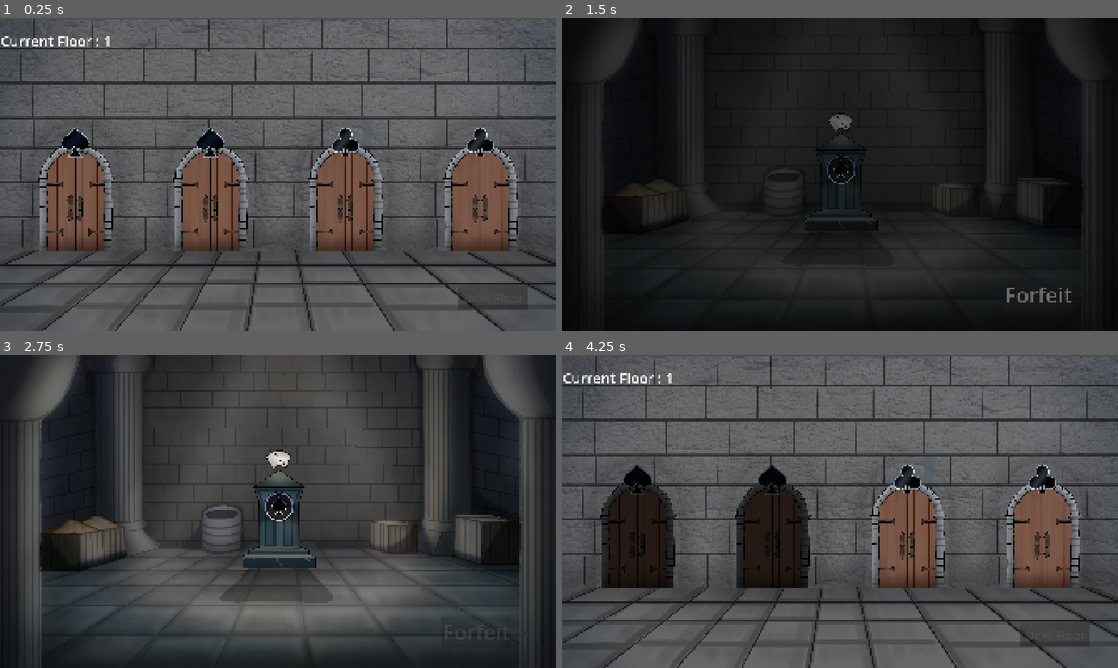
Above: before the commit, frames 1-4 (two rows, left to right).
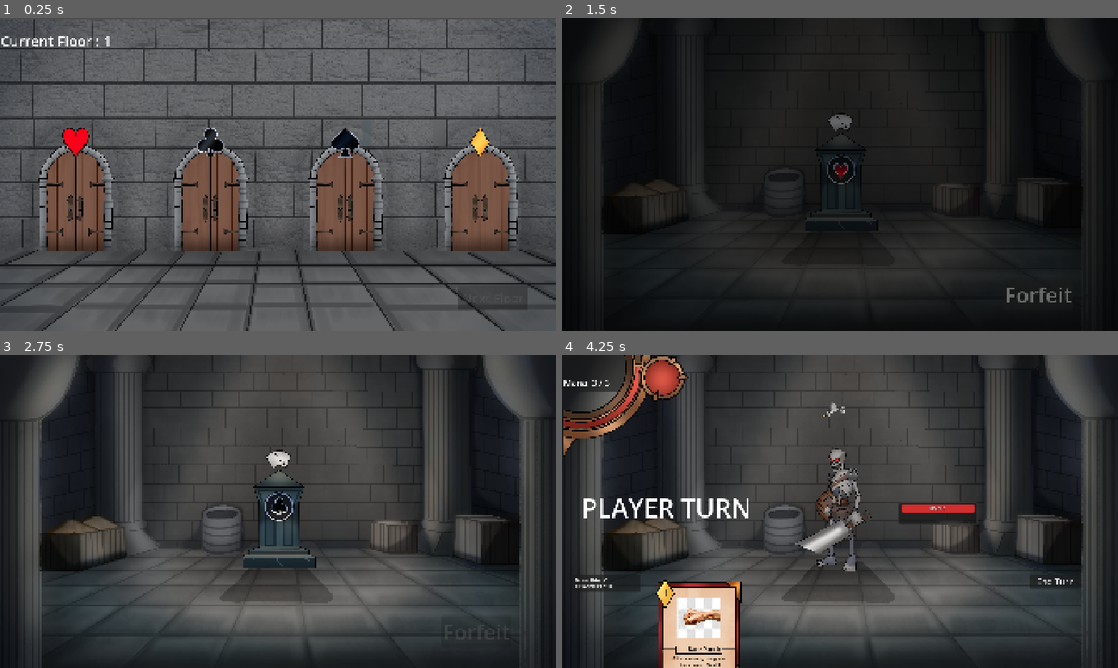
Above: after the commit, the same moments.

Repository: GanisAD/SCOUNDREL-COMPFEST-18-IGI
Game: Godot game, scene res://Scene/explore.tscn
The game is run twice, just before and just after one commit, with the same random seed, the same clock (stepped at 60 frames per second) and the same inputs.
Inputs (mouse positions are in pixels of both pictures, inside the frame that each line leads up to):
- Up to frame 1 (0.25 s): no input
- Up to frame 2 (1.5 s): tap Enter at 0.5 s; drag from (578, 143) to (895, 105) at 0.52 s; click "Forfeit" at 1.25 s
- Up to frame 3 (2.75 s): drag from (155, 480) to (250, 574) at 2.02 s
- Up to frame 4 (4.25 s): move the mouse to (840, 498) at 2.77 s; press the mouse at (840, 498) at 2.78 s; release the mouse at (840, 498) at 3.5 s; click "Yes" at 3.5 s

The runs differ from the first frame. In frame 1, 1.0% of the frame differs, in the area x 11-89%, y 35-45%; in frame 2, 0.1%; in frame 3, less than 0.1%; in frame 4, 76%, in the area x 0-100%, y 0-100%.

Commit message:
Full implementation of debuffs and potions

Diff:
--- /dev/null
+++ b/Data/Debuff/blood_pact.tres
@@ -0,0 +1,16 @@
+[gd_resource type="Resource" script_class="DebuffData" format=3]
+
+[ext_resource type="Script" path="res://Script/Inventory/Item/debuff_data.gd" id="1_debuff"]
+[ext_resource type="Texture2D" uid="uid://so46dhwjig6c" path="res://Resources/Door/Spade.png" id="2_icon"]
+
+[resource]
+script = ExtResource("1_debuff")
+duration_in_battles = 5
+max_hp_reduction_percent = 20.0
+strength_bonus = 1
+id = "debuff_blood_pact"
+name = "Blood Pact"
+description = "Max HP berkurang 20%, namun mendapatkan +1 Strength selama 5 pertempuran."
+icon = ExtResource("2_icon")
+is_stackable = false
+max_stack_size = 1
--- a/Data/Potion/block_potion.tres
+++ b/Data/Potion/block_potion.tres
@@ -1,14 +1,20 @@
 [gd_resource type="Resource" script_class="PotionData" format=3 uid="uid://ds48273i66y4o"]
 
-[ext_resource type="Script" path="res://Script/Card/Effect/effect.gd" id="1_bn0vt"]
+[ext_resource type="Script" uid="uid://dcfa41a3i6aty" path="res://Script/Effect/blockEffect.gd" id="1_block"]
+[ext_resource type="Script" uid="uid://dvyj2b2cpwx8y" path="res://Script/Effect/effect.gd" id="1_bn0vt"]
 [ext_resource type="Script" uid="uid://bsnppancayfuh" path="res://Script/Inventory/Item/potion_data.gd" id="2_bn0vt"]
 [ext_resource type="Texture2D" uid="uid://co1id31oyqkr2" path="res://Resources/Potion/TLoZ_Life_Potion_Artwork.png" id="3_o7h40"]
 
+[sub_resource type="Resource" id="Resource_block"]
+script = ExtResource("1_block")
+amount = 12
+metadata/_custom_type_script = "uid://dcfa41a3i6aty"
+
 [resource]
 script = ExtResource("2_bn0vt")
-effects = Array[ExtResource("1_bn0vt")]([null])
+effects = Array[ExtResource("1_bn0vt")]([SubResource("Resource_block")])
 id = "2"
-name = "BlockPotion"
+name = "Block Potion"
 description = "Memberikan efek blok tambahan selama satu turn untuk player sebesar 12 poin"
 icon = ExtResource("3_o7h40")
 metadata/_custom_type_script = "uid://bsnppancayfuh"
--- a/Data/Potion/heal_potion.tres
+++ b/Data/Potion/heal_potion.tres
@@ -1,13 +1,20 @@
 [gd_resource type="Resource" script_class="PotionData" format=3 uid="uid://bq707ul7s1okx"]
 
+[ext_resource type="Script" uid="uid://cdi4fjax5vm3t" path="res://Script/Effect/health_effect.gd" id="1_health"]
 [ext_resource type="Script" uid="uid://dvyj2b2cpwx8y" path="res://Script/Effect/effect.gd" id="1_ian4x"]
 [ext_resource type="Texture2D" uid="uid://dpf1bc8ab01ev" path="res://Resources/Potion/health potion.png" id="2_ian4x"]
 [ext_resource type="Script" uid="uid://bsnppancayfuh" path="res://Script/Inventory/Item/potion_data.gd" id="3_2q3c5"]
 
+[sub_resource type="Resource" id="Resource_heal"]
+script = ExtResource("1_health")
+amount = 15
+metadata/_custom_type_script = "uid://cdi4fjax5vm3t"
+
 [resource]
 script = ExtResource("3_2q3c5")
+effects = Array[ExtResource("1_ian4x")]([SubResource("Resource_heal")])
 id = "3"
 name = "Heal Potion"
-description = "Heal it user a fraction of their health point"
+description = "Memulihkan 15 Health Point pengguna."
 icon = ExtResource("2_ian4x")
 metadata/_custom_type_script = "uid://bsnppancayfuh"
--- a/Data/Room/heart.tres
+++ b/Data/Room/heart.tres
@@ -3,13 +3,14 @@
 [ext_resource type="Resource" uid="uid://ds48273i66y4o" path="res://Data/Potion/block_potion.tres" id="1_4socf"]
 [ext_resource type="Texture2D" uid="uid://cjkjs3b16bwe5" path="res://Resources/Room/altar-heart.png" id="1_5q5r3"]
 [ext_resource type="Script" uid="uid://dyf4igi785lr7" path="res://Script/Exploration/Room/room_data.gd" id="1_lxje3"]
+[ext_resource type="Resource" uid="uid://bq707ul7s1okx" path="res://Data/Potion/heal_potion.tres" id="2_heal"]
 [ext_resource type="Texture2D" uid="uid://cmjpuehbf2iqc" path="res://Resources/Door/Heart.png" id="2_5q5r3"]
 
 [resource]
 script = ExtResource("1_lxje3")
-room_name = "Block Potion Room"
+room_name = "Potion Room"
 room_type = 1
 room_icon = ExtResource("2_5q5r3")
 room_altar = ExtResource("1_5q5r3")
-possible_item_pool = Array[Resource]([ExtResource("1_4socf")])
+possible_item_pool = Array[Resource]([ExtResource("1_4socf"), ExtResource("2_heal")])
 metadata/_custom_type_script = "uid://dyf4igi785lr7"
--- a/Data/Room/spade.tres
+++ b/Data/Room/spade.tres
@@ -2,12 +2,14 @@
 
 [ext_resource type="Script" uid="uid://dyf4igi785lr7" path="res://Script/Exploration/Room/room_data.gd" id="1_ggl66"]
 [ext_resource type="Texture2D" uid="uid://b71d0qgwps8lw" path="res://Resources/Room/altar-spade.png" id="1_we18r"]
+[ext_resource type="Resource" path="res://Data/Debuff/blood_pact.tres" id="2_blood_pact"]
 [ext_resource type="Texture2D" uid="uid://so46dhwjig6c" path="res://Resources/Door/Spade.png" id="2_g62la"]
 
 [resource]
 script = ExtResource("1_ggl66")
-room_name = "Blood Exchange  Room"
+room_name = "Blood Exchange Room"
 room_type = 3
 room_icon = ExtResource("2_g62la")
 room_altar = ExtResource("1_we18r")
+possible_item_pool = Array[Resource]([ExtResource("2_blood_pact")])
 metadata/_custom_type_script = "uid://dyf4igi785lr7"
--- a/Data/Stats/Player/playerInventory.tres
+++ b/Data/Stats/Player/playerInventory.tres
@@ -12,4 +12,5 @@
 script = ExtResource("1_mgplt")
 weapon_slot = ExtResource("3_kb2rv")
 potion_slots = Array[ExtResource("2_kb2rv")]([SubResource("Resource_mgplt")])
+debuff_slots = Array[ExtResource("2_kb2rv")]([])
 metadata/_custom_type_script = "uid://d34gg6su0m7nc"
--- a/Data/Weapon/BareHand/Card/barePunch.tres
+++ b/Data/Weapon/BareHand/Card/barePunch.tres
@@ -1,7 +1,7 @@
 [gd_resource type="Resource" script_class="Card" format=3 uid="uid://ctneuybpkxc0y"]
 
-[ext_resource type="Script" path="res://Script/Card/Effect/effect.gd" id="1_kdh8l"]
-[ext_resource type="Script" path="res://Script/Card/Effect/damageEffect.gd" id="2_03qk2"]
+[ext_resource type="Script" uid="uid://dvyj2b2cpwx8y" path="res://Script/Effect/effect.gd" id="1_kdh8l"]
+[ext_resource type="Script" uid="uid://ccso1xnryn254" path="res://Script/Effect/damageEffect.gd" id="2_03qk2"]
 [ext_resource type="Script" uid="uid://pyfgi1lxe2mu" path="res://Script/Card/CardData.gd" id="2_scbsv"]
 [ext_resource type="Texture2D" uid="uid://cqv1n4wlj7x3m" path="res://Resources/Card/Icon/punch.jpg" id="3_03qk2"]
 
--- a/Script/Combat/playerHandler.gd
+++ b/Script/Combat/playerHandler.gd
@@ -21,11 +21,15 @@
 	# bisa mendeteksinya sebagai target yang sah.
 	add_to_group("player")
 	Events.card_played.connect(_on_card_played)
+	Events.combat_victory.connect(_on_combat_victory)
 
 # Fungsi utama untuk memulai simulasi pertempuran
 func start_battle(stats: CharacterStats) -> void:
 
 	character_stats = stats
+
+	# Menerapkan debuff pasif jika ada di inventory sebelum kartu & pertarungan dimulai
+	apply_active_debuffs(character_stats)
 
 	equipped_weapon = get_equipped_weapon()
 
@@ -161,7 +165,19 @@
 	# Kocok ulang tumpukan tarik yang baru agar urutannya acak kembali
 	draw_pile.shuffle()
 
-# --- Weapon Equip
+func _on_combat_victory() -> void:
+	if inventory_data:
+		inventory_data.decrement_debuff_battles()
+
+func apply_active_debuffs(stats: CharacterStats) -> void:
+	if not inventory_data or not stats:
+		return
+	var active_debuffs = inventory_data.get_active_debuffs()
+	for debuff in active_debuffs:
+		if debuff:
+			debuff.apply_to_stats(stats)
+
+# --- Weapon & Item Management
 
 func get_equipped_weapon() -> WeaponData:
 	if inventory_data:
@@ -173,8 +189,17 @@
 		return inventory_data.add_item(item, quantity)
 	return false
 
+func use_potion(slot_index: int, targets: Array[Node] = []) -> bool:
+	if not inventory_data:
+		return false
+	var used_potion: ItemData = inventory_data.use_potion(slot_index)
+	if used_potion and used_potion is PotionData:
+		(used_potion as PotionData).use(targets, self)
+		return true
+	return false
+
 func is_item_duplicate(item: ItemData) -> bool:
-	if not inventory_data:
+	if not inventory_data or not item:
 		return false
 
 	# 1. Pengecekan khusus untuk Senjata (WeaponData)
@@ -185,7 +210,17 @@
 		return false
 
 	# 2. Pengecekan untuk Potion (jika tidak boleh ada jenis ramuan yang sama)
-	for slot in inventory_data.potion_slots:
-		if slot and (slot == item):
-			return true
+	if item is PotionData:
+		for slot in inventory_data.potion_slots:
+			if slot and slot.item_data and (slot.item_data == item or slot.item_data.name == item.name):
+				return true
+		return false
+
+	# 3. Pengecekan untuk Debuff
+	if item is DebuffData:
+		for slot in inventory_data.debuff_slots:
+			if slot and slot.item_data and (slot.item_data == item or slot.item_data.name == item.name):
+				return true
+		return false
+
 	return false
--- a/Script/Effect/blockEffect.gd
+++ b/Script/Effect/blockEffect.gd
@@ -1,13 +1,16 @@
-# damage_effect.gd
+# block_effect.gd
 class_name blockEffect
 extends Effect
 
 @export var amount: int = 0
 
 func execute(_targets: Array[Node], player: Node) -> void:
-		# PlayerHandler biasanya memiliki akses ke character_stats-nya
-		if player and "character_stats" in player:
-			player.character_stats.block += amount
-		#elif player and player.has_method("take_damage"):
-			## Atau sesuaikan dengan fungsi penambahan block di PlayerHandler Anda
-			#player.character_stats.block += amount
+	var target_player: Node = player
+	if not target_player and Engine.has_singleton("PlayerHandler"):
+		target_player = Engine.get_singleton("PlayerHandler")
+
+	if target_player:
+		if "character_stats" in target_player and target_player.character_stats:
+			target_player.character_stats.block += amount
+		elif "stats" in target_player and target_player.stats:
+			target_player.stats.block += amount
--- a/Script/Effect/health_effect.gd
+++ b/Script/Effect/health_effect.gd
@@ -4,9 +4,12 @@
 @export var amount: int = 0
 
 func execute(_targets: Array[Node], player: Node) -> void:
-		# PlayerHandler biasanya memiliki akses ke character_stats-nya
-		if player and "character_stats" in player:
-			player.character_stats.health += amount
-		#elif player and player.has_method("take_damage"):
-			## Atau sesuaikan dengan fungsi penambahan block di PlayerHandler Anda
-			#player.character_stats.block += amount
+	var target_player: Node = player
+	if not target_player and Engine.has_singleton("PlayerHandler"):
+		target_player = Engine.get_singleton("PlayerHandler")
+
+	if target_player:
+		if "character_stats" in target_player and target_player.character_stats:
+			target_player.character_stats.health += amount
+		elif "stats" in target_player and target_player.stats:
+			target_player.stats.health += amount
--- a/Script/Exploration/room.gd
+++ b/Script/Exploration/room.gd
@@ -98,10 +98,18 @@
 	var item_pool = current_room_data.possible_item_pool
 
 	if item_pool.is_empty():
-		promptPanel.show_prompt("Room tidak memiliki item, kembali?")
+		promptPanel.show_prompt("Room tidak memiliki trade-off, kembali?", null)
 		return
 
-	pass
+	var chosen_item = item_pool.pick_random()
+
+	if PlayerHandler.is_item_duplicate(chosen_item):
+		print("Debuff duplikat: ", chosen_item.name)
+		promptPanel.show_prompt("Altar ini menawarkan kutukan " + chosen_item.name + ", tetapi kamu sudah memilikinya!", null)
+		return
+
+	var prompt = "Altar Pengorbanan: Menerima " + chosen_item.name + " ?\n" + chosen_item.description
+	promptPanel.show_prompt(prompt, chosen_item)
 
 
 func update_forfeit_button_state() -> void:
@@ -133,7 +141,7 @@
 		RoomType.Type.CLUB:
 			_on_battle_confirmed(payload)
 			return
-		RoomType.Type.DIAMOND, RoomType.Type.HEART:
+		RoomType.Type.DIAMOND, RoomType.Type.HEART, RoomType.Type.SPADE:
 			if payload is ItemData:
 				_on_loot_button_pressed(payload)
 				return
--- /dev/null
+++ b/Script/Inventory/Item/debuff_data.gd
@@ -0,0 +1,40 @@
+# debuff_data.gd
+class_name DebuffData
+extends ItemData
+
+@export_group("Debuff Mechanics")
+## Durasi debuff dalam hitungan jumlah pertempuran (battle)
+@export var duration_in_battles: int = 5
+
+## Pengurangan Max HP pemain dalam persen (contoh 20.0 = 20%)
+@export_range(0.0, 100.0, 0.5) var max_hp_reduction_percent: float = 20.0
+
+## Tambahan Strength stack selama debuff aktif
+@export var strength_bonus: int = 1
+
+## Efek modular opsional jika ingin menggunakan Effect component
+@export var effects: Array[Effect] = []
+
+## Menerapkan efek debuff ke stats karakter pemain di awal pertempuran
+func apply_to_stats(stats: CharacterStats) -> void:
+	if not stats:
+		return
+
+	# 1. Pengurangan Max HP pemain sesuai persentase
+	if max_hp_reduction_percent > 0.0:
+		var hp_reduction: int = int(round(stats.max_health * (max_hp_reduction_percent / 100.0)))
+		stats.max_health = maxi(1, stats.max_health - hp_reduction)
+		if stats.health > stats.max_health:
+			stats.health = stats.max_health
+
+	# 2. Tambahan Strength stack
+	if strength_bonus != 0:
+		stats.strength_stacks += strength_bonus
+
+	# 3. Eksekusi effects tambahan jika ada
+	for effect in effects:
+		if effect:
+			effect.execute([], null)
+
+	stats.stats_changed.emit()
+	print("Debuff '%s' diterapkan: Max HP berkurang %.1f%%, Strength bertambah +%d" % [name, max_hp_reduction_percent, strength_bonus])
--- a/Script/Inventory/Item/potion_data.gd
+++ b/Script/Inventory/Item/potion_data.gd
@@ -8,7 +8,19 @@
 @export var target_type: TargetType = TargetType.SELF
 @export var effects: Array[Effect] = [] # Memakai Effect Component yang sama seperti Kartu
 
-func use(targets: Array[Node], player: Node) -> void:
+## Menggunakan potion dengan target dan node player (opsional)
+func use(targets: Array[Node] = [], player: Node = null) -> void:
+	var final_targets: Array[Node] = targets.duplicate()
+	var final_player: Node = player
+
+	if not final_player and Engine.has_singleton("PlayerHandler"):
+		final_player = Engine.get_singleton("PlayerHandler")
+
+	if target_type == TargetType.SELF and final_targets.is_empty() and final_player:
+		final_targets = [final_player]
+
 	for effect in effects:
 		if effect:
-			effect.execute(targets, player)
+			effect.execute(final_targets, final_player)
+
+	print("Potion: '%s' berhasil digunakan." % name)
--- a/Script/Inventory/invetory_data.gd
+++ b/Script/Inventory/invetory_data.gd
@@ -14,11 +14,20 @@
 ## Array berukuran tetap untuk slot potion
 @export var potion_slots: Array[SlotData] = []
 
+@export_group("Debuff Slots")
+## Jumlah maksimum slot debuff yang bisa aktif di player
+@export var max_debuff_slots: int = 3
+## Array berukuran tetap untuk slot debuff (masing-masing berupa SlotData)
+@export var debuff_slots: Array[SlotData] = []
+
 
 func _init() -> void:
 	# Memastikan array potion selalu memiliki ukuran sesuai max_potion_slots
 	if potion_slots.size() != max_potion_slots:
 		potion_slots.resize(max_potion_slots)
+	# Memastikan array debuff selalu memiliki ukuran sesuai max_debuff_slots
+	if debuff_slots.size() != max_debuff_slots:
+		debuff_slots.resize(max_debuff_slots)
 
 
 # ==============================================================================
@@ -101,11 +110,81 @@
 
 
 # ==============================================================================
-# 3. ROUTER ITEM GENERIK (Looting / Hadiah Room)
+# 3. MANAJEMEN DEBUFF
+# ==============================================================================
+
+## Menambahkan debuff ke dalam slot debuff yang tersedia
+func add_debuff(debuff_item: DebuffData, duration: int = -1) -> bool:
+	if not debuff_item:
+		return false
+
+	var battle_duration: int = duration if duration > 0 else debuff_item.duration_in_battles
+
+	# A. Cek Stacking / Refresh durasi jika debuff sejenis sudah ada di slot
+	for slot in debuff_slots:
+		if slot and slot.item_data == debuff_item:
+			slot.quantity += battle_duration
+			inventory_updated.emit()
+			print("Inventory: Debuff '%s' durasi ditambah menjadi %d battle." % [debuff_item.name, slot.quantity])
+			return true
+
+	# B. Cari slot debuff kosong pertama
+	for i in range(debuff_slots.size()):
+		if debuff_slots[i] == null or debuff_slots[i].item_data == null:
+			if debuff_slots[i] == null:
+				debuff_slots[i] = SlotData.new()
+			debuff_slots[i].item_data = debuff_item
+			debuff_slots[i].quantity = battle_duration
+			inventory_updated.emit()
+			print("Inventory: Debuff '%s' dimasukkan ke slot debuff indeks ke-%d dengan durasi %d battle." % [debuff_item.name, i, battle_duration])
+			return true
+
+	print("Inventory: Slot Debuff penuh!")
+	return false
+
+## Menghapus debuff dari slot tertentu
+func remove_debuff(slot_index: int) -> DebuffData:
+	if slot_index < 0 or slot_index >= debuff_slots.size():
+		return null
+	var slot: SlotData = debuff_slots[slot_index]
+	if slot == null or slot.item_data == null:
+		return null
+	var removed: DebuffData = slot.item_data as DebuffData
+	debuff_slots[slot_index] = null
+	inventory_updated.emit()
+	print("Inventory: Debuff '%s' dilepas dari slot %d." % [removed.name if removed else "Unknown", slot_index])
+	return removed
+
+## Mengurangi sisa durasi pertempuran untuk seluruh debuff aktif setelah 1 pertempuran selesai
+func decrement_debuff_battles() -> void:
+	var changed: bool = false
+	for i in range(debuff_slots.size()):
+		var slot: SlotData = debuff_slots[i]
+		if slot and slot.item_data and slot.item_data is DebuffData:
+			slot.quantity -= 1
+			changed = true
+			print("Inventory: Debuff '%s' sisa durasi: %d pertempuran." % [slot.item_data.name, slot.quantity])
+			if slot.quantity <= 0:
+				print("Inventory: Debuff '%s' telah kedaluwarsa dan dihapus!" % slot.item_data.name)
+				debuff_slots[i] = null
+	if changed:
+		inventory_updated.emit()
+
+## Mengembalikan semua DebuffData yang sedang aktif
+func get_active_debuffs() -> Array[DebuffData]:
+	var result: Array[DebuffData] = []
+	for slot in debuff_slots:
+		if slot and slot.item_data and slot.item_data is DebuffData:
+			result.append(slot.item_data as DebuffData)
+	return result
+
+
+# ==============================================================================
+# 4. ROUTER ITEM GENERIK (Looting / Hadiah Room)
 # ==============================================================================
 
 ## Fungsi pintu masuk utama saat player mendapat hadiah/loot item.
-## Otomatis mengarahkan ke slot Senjata atau slot Potion sesuai tipe data item-nya.
+## Otomatis mengarahkan ke slot Senjata, Potion, atau Debuff sesuai tipe data item-nya.
 func add_item(item: ItemData, quantity: int = 1) -> bool:
 	if not item:
 		return false
@@ -113,5 +192,9 @@
 	if item is WeaponData:
 		equip_weapon(item as WeaponData)
 		return true
+	elif item is DebuffData:
+		return add_debuff(item as DebuffData, quantity if quantity > 1 else -1)
+	elif item is PotionData:
+		return add_potion(item, quantity)
 	else:
 		return add_potion(item, quantity)
--- a/Script/Inventory/slot_data.gd
+++ b/Script/Inventory/slot_data.gd
@@ -6,5 +6,5 @@
 @export var quantity: int = 1:
 	set(value):
 		quantity = value
-		if quantity > 1 and not item_data.is_stackable:
+		if quantity > 1 and item_data and not (item_data.is_stackable or item_data is DebuffData):
 			quantity = 1 # Mencegah item non-stackable bertumpuk
Not shown, added: Script/Inventory/Item/debuff_data.gd.uid
